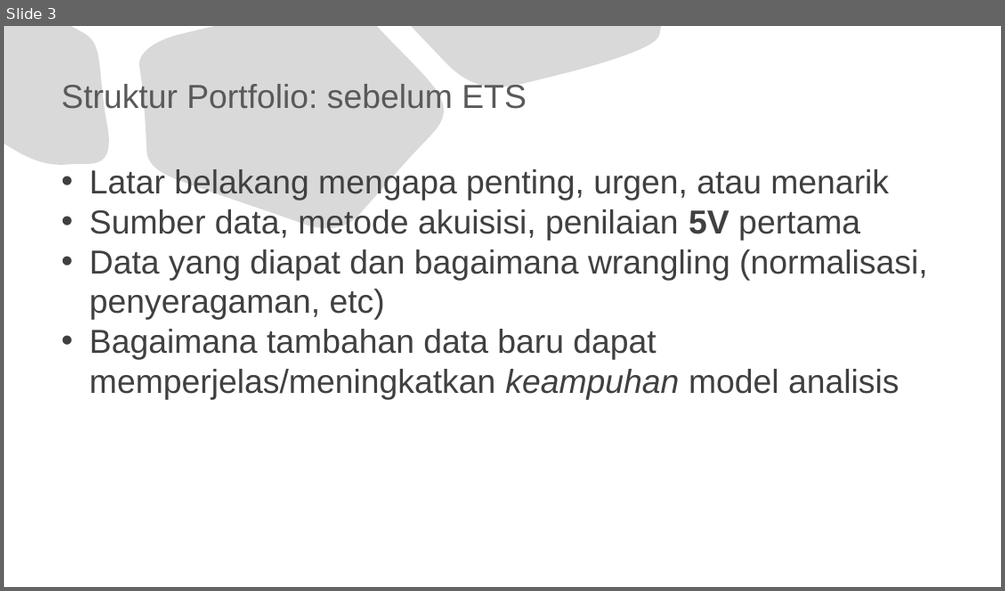
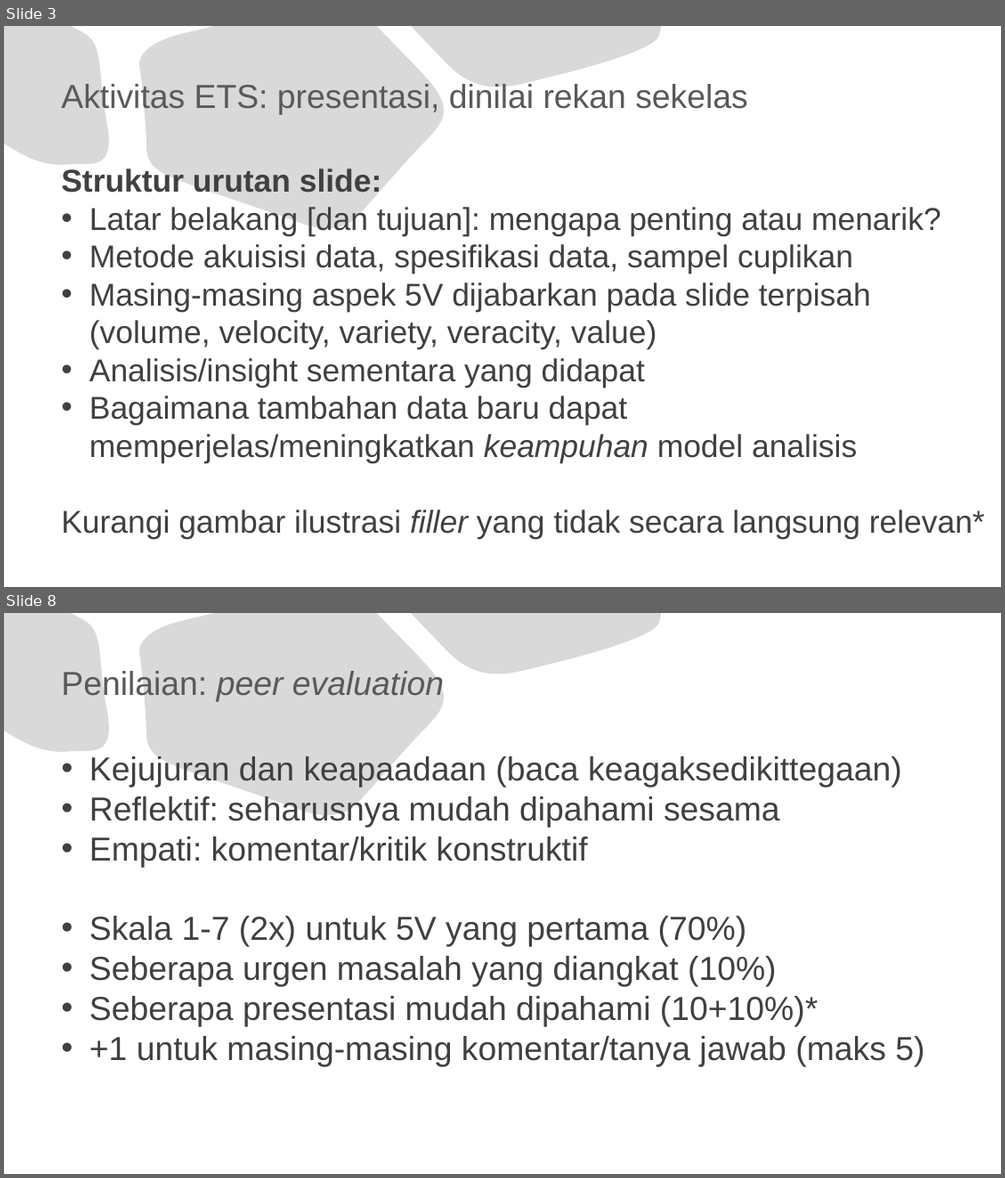
Before and after one commit to jendralhxr/bigdata, a slide deck: rubrikETS.pptx. Shown one above the other, each under a label of ours: slide 3 before the commit, slides 3 and 8 after it; the slides between them are not shown. The pictures are 1005x591 and 1005x1178 pixels, drawn with LibreOffice and Linux fonts; fonts in the diff are those of the drawing. Boxes give left, top, right and bottom in pixels: in the first picture for what was removed or moved away, otherwise in the second. Text is boxed around its words. In the diff, an @@ line names an element or a change of style, - is before the commit and + after.

Commit message:
nilai plus tanya

```diff
--- a/rubrikETS.pptx
+++ b/rubrikETS.pptx
@@ slide 8 added at [4,613,1001,1174], background #FFFFFF; not listed: 3 template elements that a slide beside it also shows @@
@@ title added at [61,671,444,702], 32 pt, text #595959, italic @@
+Penilaian: peer evaluation
@@ text added at [89,755,924,1066], 32 pt, text #404040 @@
+• Kejujuran dan keapaadaan (baca keagaksedikittegaan)
+• Reflektif: seharusnya mudah dipahami sesama
+• Empati: komentar/kritik konstruktif
+• Skala 1-7 (2x) untuk 5V yang pertama (70%)
+• Seberapa urgen masalah yang diangkat (10%)
+• Seberapa presentasi mudah dipahami (10+10%)*
+• +1 untuk masing-masing komentar/tanya jawab (maks 5)
@@ slide 3 changed as well @@
@@ title at [61,83,748,115]: text changed @@
-Struktur Portfolio: sebelum ETS
+Aktivitas ETS: presentasi, dinilai rekan sekelas
@@ text at [61,168,941,387]: text changed; size 32 to 30.4 pt @@
-• Latar belakang mengapa penting, urgen, atau menarik
-• Sumber data, metode akuisisi, penilaian 5V pertama
-• Data yang diapat dan bagaimana wrangling (normalisasi, penyeragaman, etc)
+Struktur urutan slide:
+• Latar belakang [dan tujuan]: mengapa penting atau menarik?
+• Metode akuisisi data, spesifikasi data, sampel cuplikan
+• Masing-masing aspek 5V dijabarkan pada slide terpisah (volume, velocity, variety, veracity, value)
+• Analisis/insight sementara yang didapat
@@ text at [89,395,857,463]: size 32 to 30.4 pt in "Bagaimana tambahan data baru dapat memperjelas/meningkatkan  ..." @@
@@ text at [61,509,985,539]: paragraph added @@
+Kurangi gambar ilustrasi filler yang tidak secara langsung relevan*
```
Also in this commit, not shown: 2 other slides changed, 4 other slides added, 2 slides removed.
